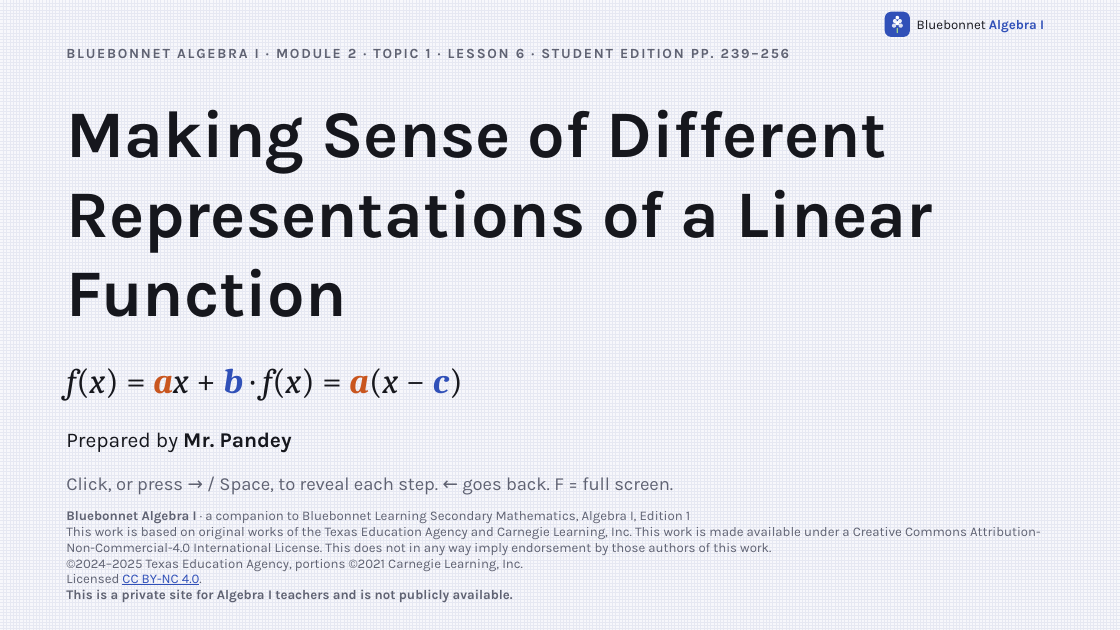
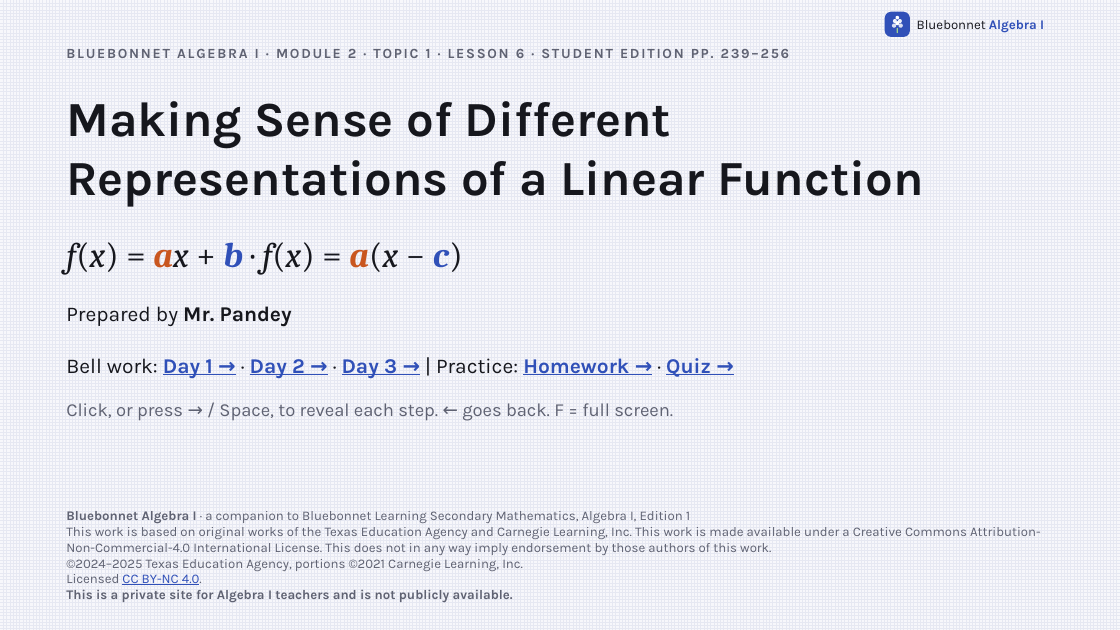
Before and after one commit to Apolloat2022/Algebra1M2U1L4, a slide deck: slide 1 of making-sense-of-representations-lesson6.pptx. Drawn at 1120x630 pixels with LibreOffice and Linux fonts; fonts in the diff are those of the drawing. Boxes give left, top, right and bottom in pixels: in the first picture for what was removed or moved away, otherwise in the second. Text is boxed around its words. In the diff, an @@ line names an element or a change of style, - is before the commit and + after.

```diff
--- a/making-sense-of-representations-lesson6.pptx
+++ b/making-sense-of-representations-lesson6.pptx
@@ text "Making Sense of Different Representations ..." at [66, 101, 923, 207]: size 57 to 42 pt @@
@@ text "f(x) = ax + b ...": place and size @@
-text "f(x) = ax + b ..." at [66, 368, 463, 400]
+text "f(x) = ax + b ..." at [66, 242, 463, 275]
@@ text "Prepared by Mr. Pandey": place and size @@
-text "Prepared by Mr. Pandey" at [66, 432, 292, 452]
+text "Prepared by Mr. Pandey" at [66, 306, 292, 327]
@@ text added at [66, 358, 711, 378], 18 pt, text #3050B8, bold, underline @@
+Bell work: Day 1 → · Day 2 → · Day 3 → | Practice: Homework → · Quiz →
@@ text "Click, or press → / ...": place and size @@
-text "Click, or press → / ..." at [66, 477, 673, 495]
+text "Click, or press → / ..." at [66, 403, 673, 421]
```
Also in this commit, not shown: 1 slide added, 7 other files.
